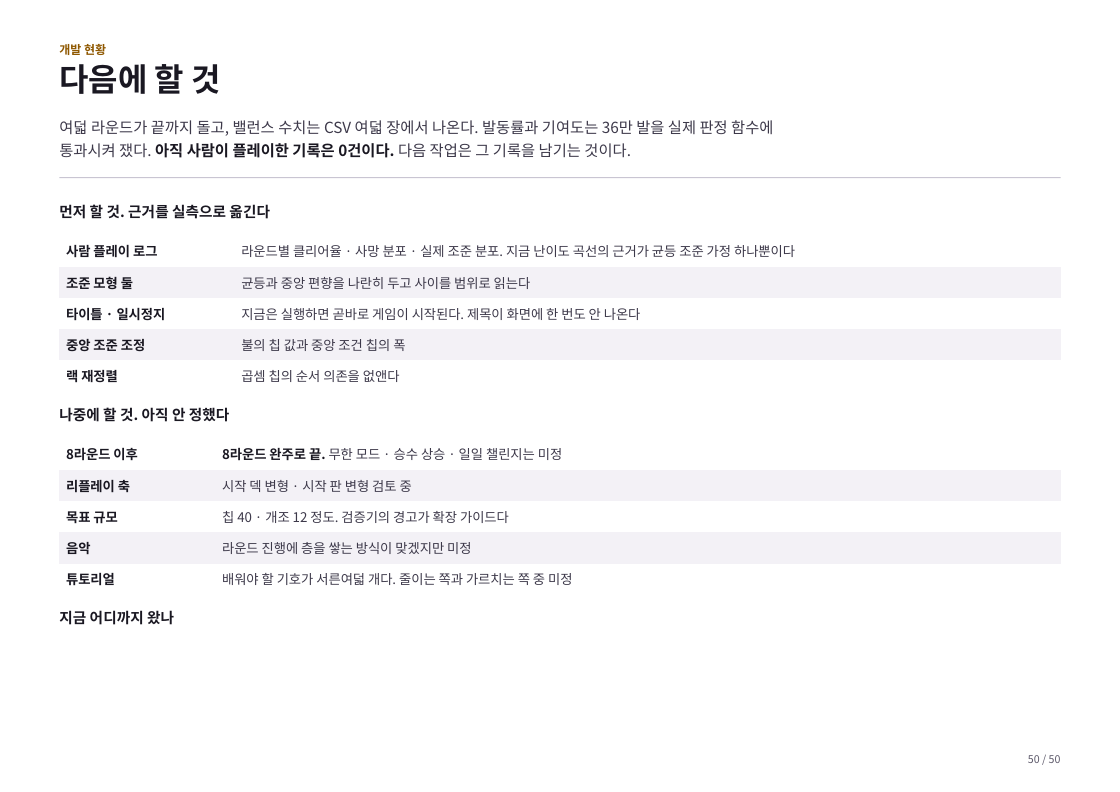
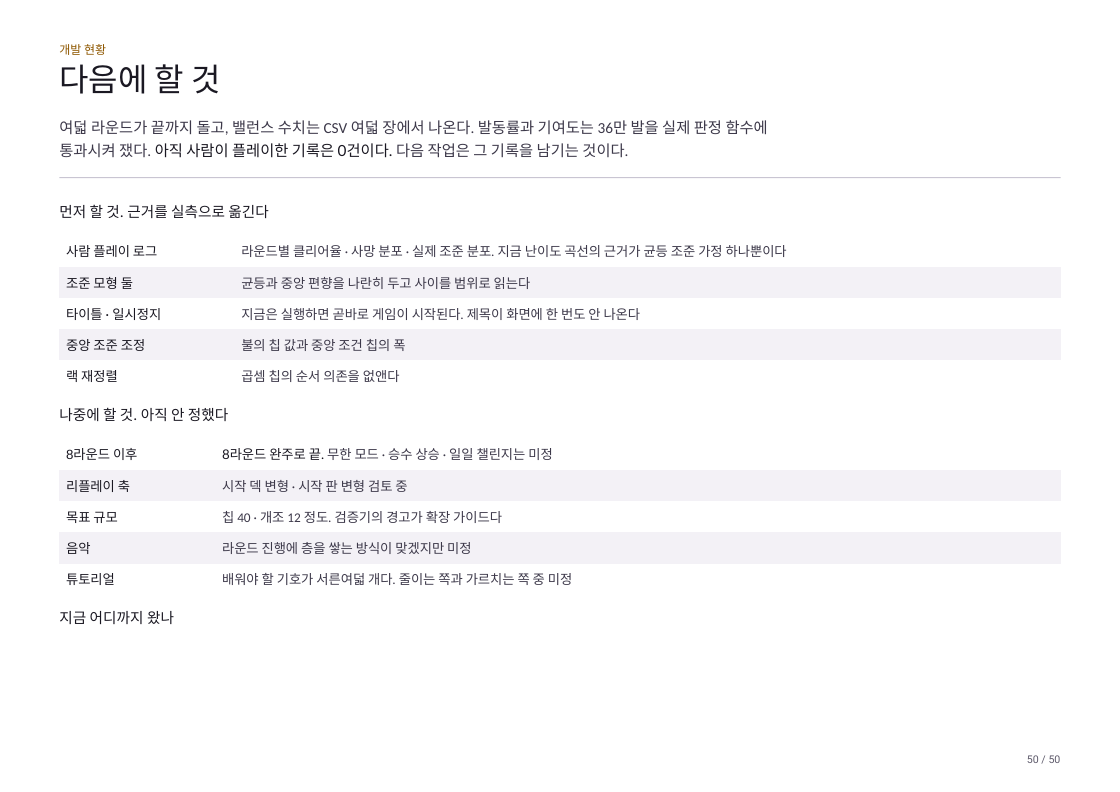
Before and after one commit to GGbong69/test-03, a slide deck: slide 50 of docs/기획서.pptx. Drawn at 1120x792 pixels with LibreOffice and Linux fonts; fonts in the diff are those of the drawing. Boxes give left, top, right and bottom in pixels: in the first picture for what was removed or moved away, otherwise in the second. Text is boxed around its words. In the diff, an @@ line names an element or a change of style, - is before the commit and + after.

```diff
--- a/docs/기획서.pptx
+++ b/docs/기획서.pptx
@@ text "다음에 할 것" at box(59, 64, 220, 94): font Noto Sans CJK KR to Roboto, bold off @@
@@ text "여덟 라운드가 끝까지 돌고, 밸런스 ..." at box(59, 120, 768, 158): font Noto Sans CJK KR to Calibri in "여덟 라운드가 끝까지 돌고, 밸런스 수치는 CSV ...", "통과시켜 쟀다. 다음 작업은 그 기록을 남기는 ..."; font Noto Sans CJK KR to Lato, bold off in "아직 사람이 플레이한 기록은 0건이다." @@
@@ table at box(59, 236, 1061, 391) @@
@@ font Noto Sans CJK KR to Lato, bold off in "사람 플레이 로그", "조준 모형 둘", "타이틀 · 일시정지", "중앙 조준 조정" and 1 more places @@
@@ font Noto Sans CJK KR to Calibri in "라운드별 클리어율 · 사망 분포 · 실제 ...", "균등과 중앙 편향을 나란히 두고 사이를 범위로 ...", "지금은 실행하면 곧바로 게임이 시작된다. 제목이 화면에 ...", "불의 칩 값과 중앙 조건 칩의 폭" and 1 more places @@
@@ table at box(59, 439, 1061, 594) @@
@@ font Noto Sans CJK KR to Arial in "8라운드 이후", "리플레이 축", "목표 규모", "음악" and 1 more places @@
@@ bold off in "8라운드 이후", "8라운드 완주로 끝.", "리플레이 축", "목표 규모" and 2 more places @@
@@ font Noto Sans CJK KR to Lato in "8라운드 완주로 끝." @@
@@ font Noto Sans CJK KR to Calibri in "무한 모드 · 승수 상승 · 일일 ...", "시작 덱 변형 · 시작 판 변형 ...", "칩 40 · 개조 12 정도. 검증기의 ...", "라운드 진행에 층을 쌓는 방식이 맞겠지만 미정" and 1 more places @@
@@ font Noto Sans CJK KR to Lato, bold off in 4 elements at box(59, 44, 106, 55), box(59, 204, 268, 218), box(59, 407, 229, 421), box(59, 611, 174, 624) @@
@@ text "50 / 50" at box(1027, 755, 1061, 763): font Noto Sans CJK KR to Roboto @@
```
Also in this commit, not shown: 49 other slides changed, 2 other files.
